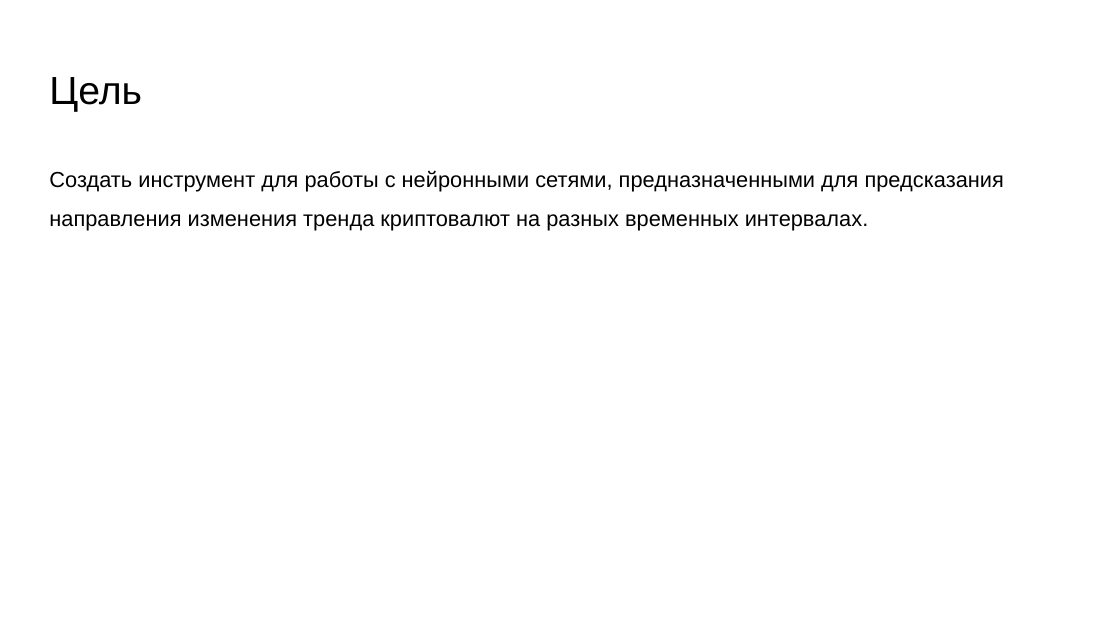
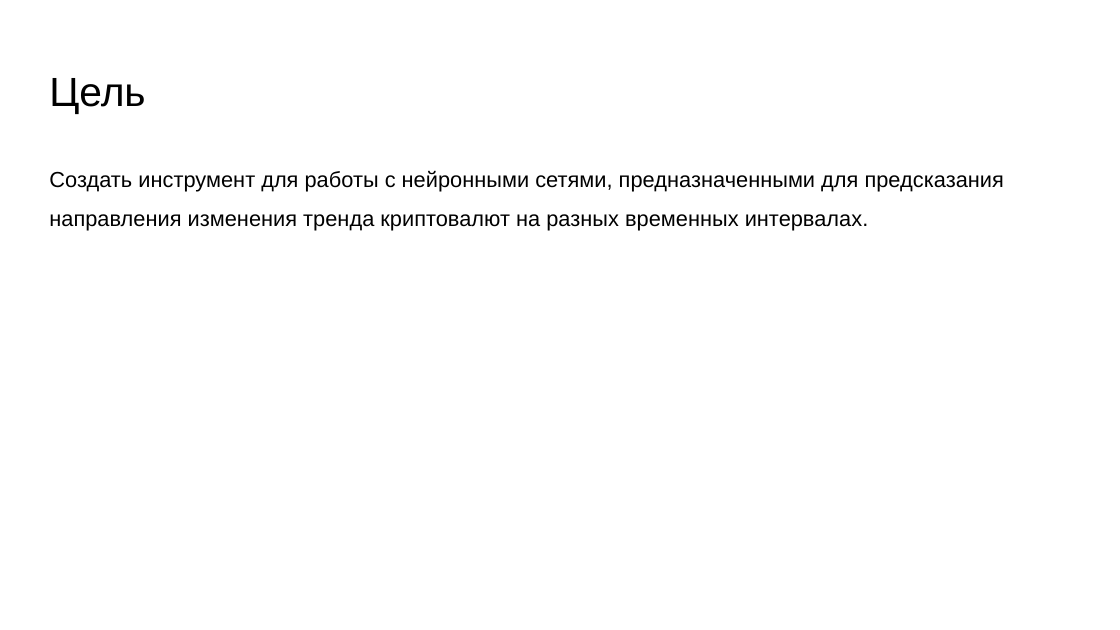
Before and after one commit to toadandahalf/ai_crypto, a slide deck: slide 3 of презентация.pptx. Drawn at 1120x630 pixels with LibreOffice and Linux fonts; fonts in the diff are those of the drawing. Boxes give left, top, right and bottom in pixels: in the first picture for what was removed or moved away, otherwise in the second. Text is boxed around its words. In the diff, an @@ line names an element or a change of style, - is before the commit and + after.

```diff
--- a/презентация.pptx
+++ b/презентация.pptx
@@ title "Цель" at [49, 78, 145, 114]: size 25.2 to 26.2 pt @@
```
Also in this commit, not shown: 11 other slides changed.
